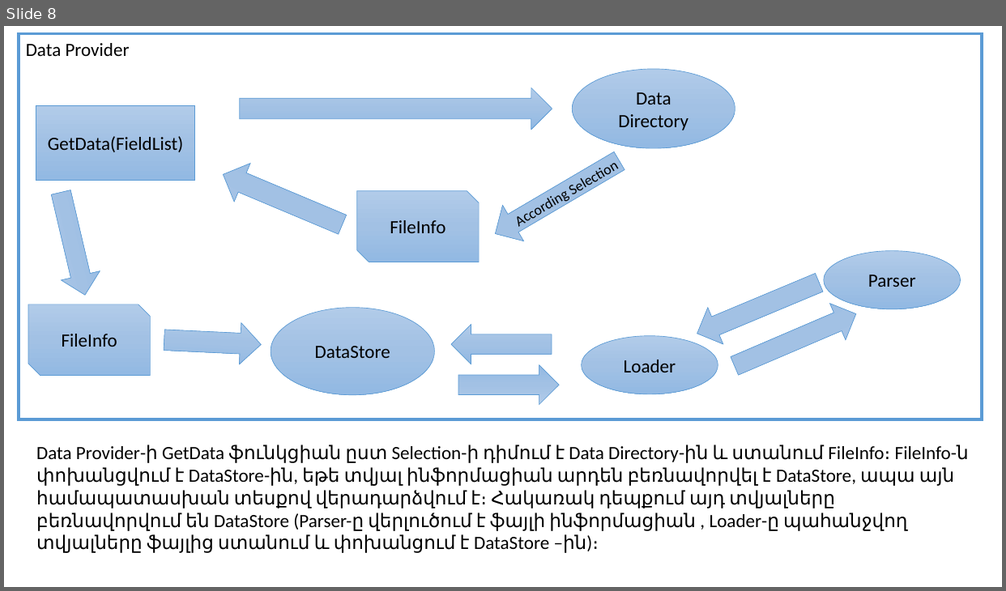
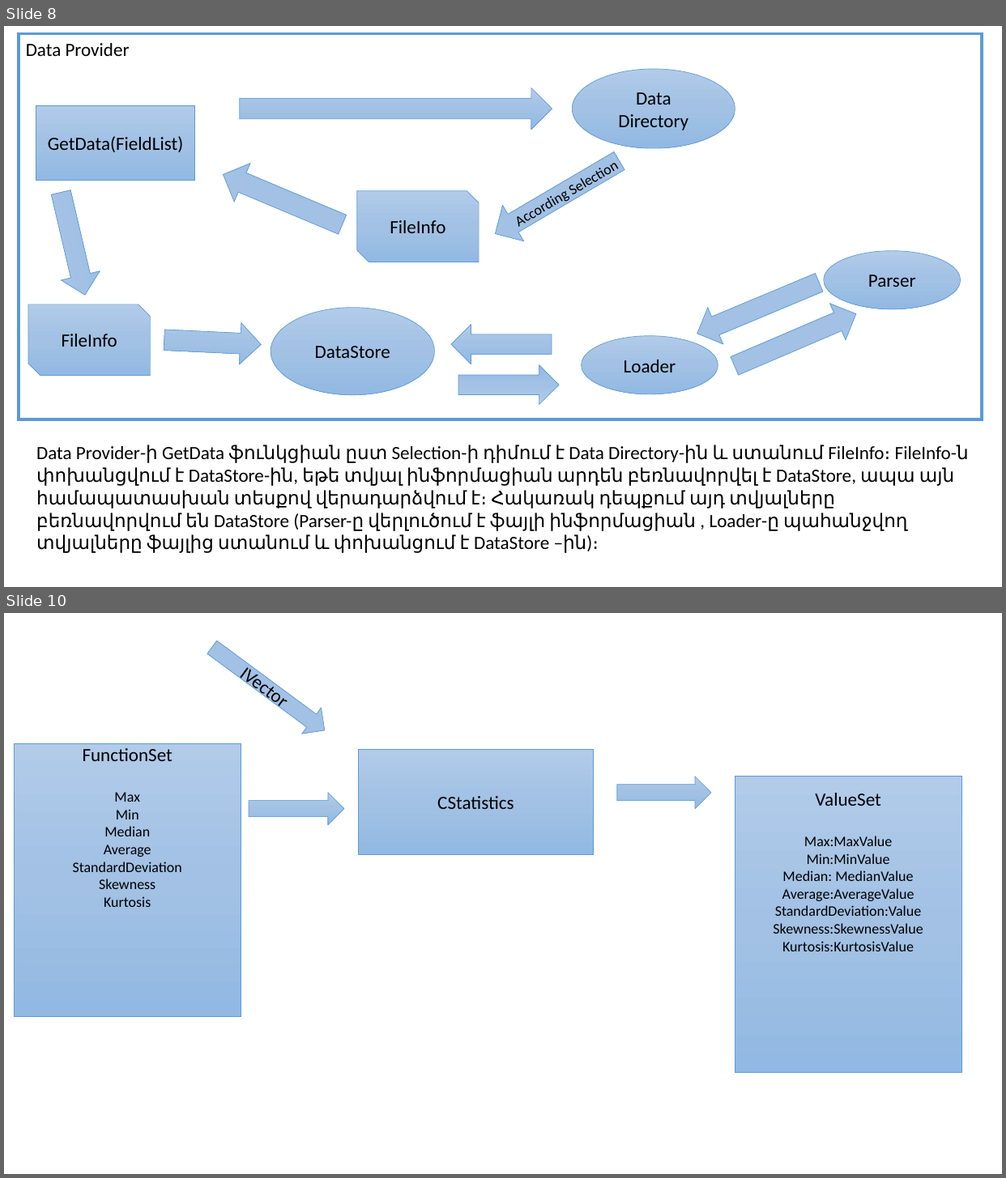
Before and after one commit to Mesrop-Gevorgyan/ATRChipset, a slide deck: Doc/Architecture_slide.pptx. Shown one above the other, each under a label of ours: slide 8 before the commit, slides 8 and 10 after it; the slides between them are not shown. The pictures are 1006x591 and 1006x1178 pixels, drawn with LibreOffice and Linux fonts; fonts in the diff are those of the drawing. Boxes give left, top, right and bottom in pixels: in the first picture for what was removed or moved away, otherwise in the second. Text is boxed around its words. In the diff, an @@ line names an element or a change of style, - is before the commit and + after.

```diff
--- a/Doc/Architecture_slide.pptx
+++ b/Doc/Architecture_slide.pptx
@@ slide 10 added at <box>4,613,1002,1174</box>, background #FFFFFF @@
@@ right arrow added at <box>202,634,334,743</box>, fill gradient #B1CBE9 to #A3C1E5 to #93B9E4, outline #5B9BD5 0.5 pt, 18 pt, text #000000 @@
+IVector
@@ rectangle added at <box>15,743,241,1017</box>, fill gradient #B1CBE9 to #A3C1E5 to #93B9E4, outline #5B9BD5 0.5 pt, 14 pt, text #000000 @@
+FunctionSet
+Max
+Min
+Median
+Average
+StandardDeviation
+Skewness
+Kurtosis
@@ rectangle added at <box>358,750,593,855</box>, fill gradient #B1CBE9 to #A3C1E5 to #93B9E4, outline #5B9BD5 0.5 pt, 18 pt, text #000000 @@
+CStatistics
@@ right arrow added at <box>617,776,711,808</box>, fill gradient #B1CBE9 to #A3C1E5 to #93B9E4, outline #5B9BD5 0.5 pt @@
@@ rectangle added at <box>735,776,961,1072</box>, fill gradient #B1CBE9 to #A3C1E5 to #93B9E4, outline #5B9BD5 0.5 pt, 14 pt, text #000000 @@
+ValueSet
+Max:MaxValue
+Min:MinValue
+Median: MedianValue
+Average:AverageValue
+StandardDeviation:Value
+Skewness:SkewnessValue
+Kurtosis:KurtosisValue
@@ right arrow added at <box>249,793,345,825</box>, fill gradient #B1CBE9 to #A3C1E5 to #93B9E4, outline #5B9BD5 0.5 pt @@
```
Also in this commit, not shown: 3 other slides added.
